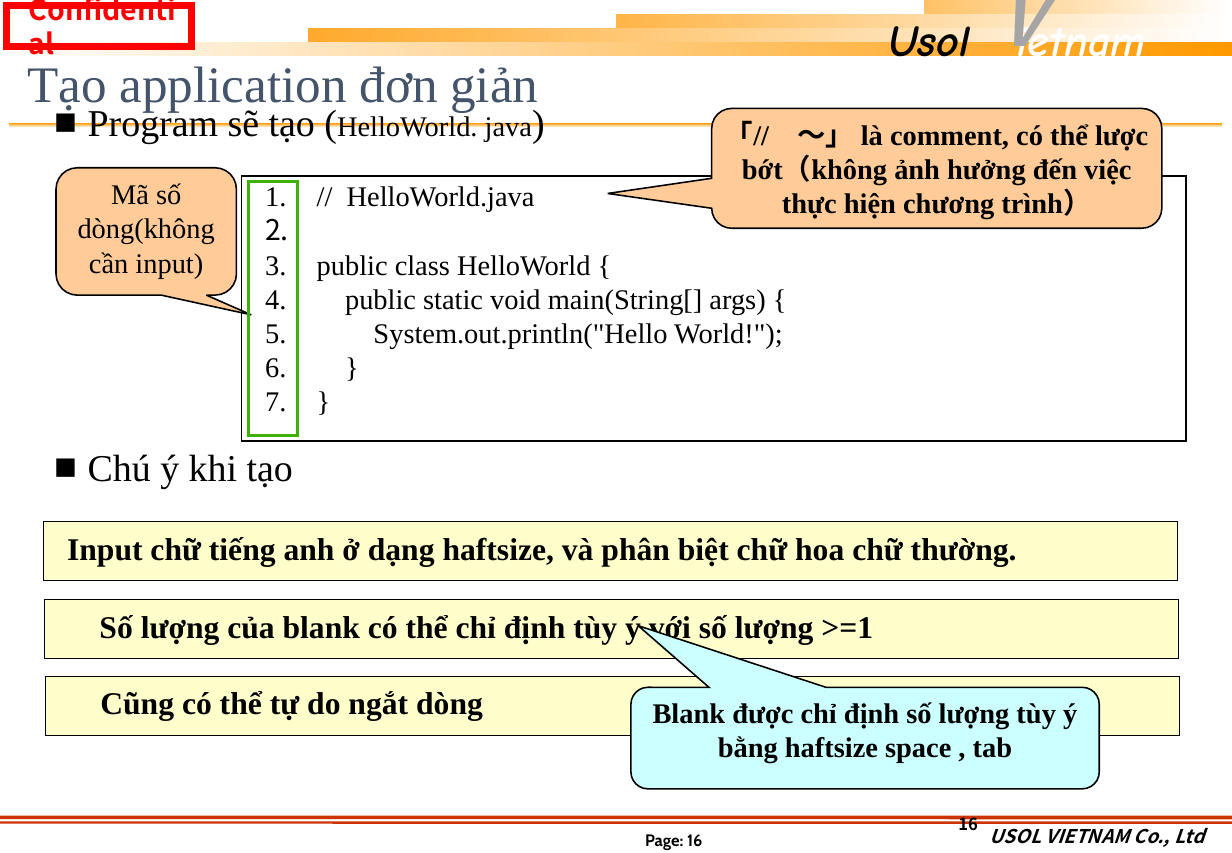
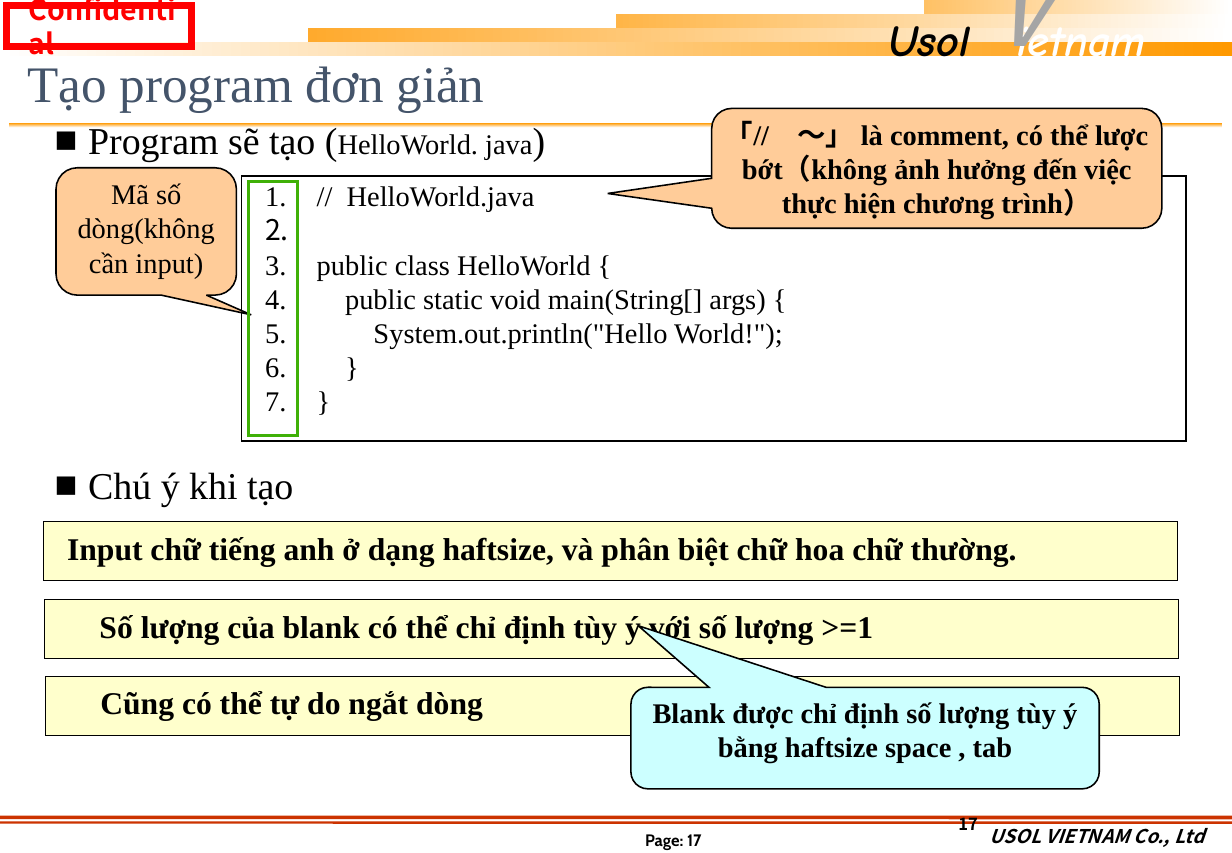
Before and after one commit to khuongmaingoc/javaDoc, a slide deck: slide 17 of Java_Week1.pptx (slide 16 before the commit). Drawn at 1232x853 pixels with LibreOffice and Linux fonts; fonts in the diff are those of the drawing; background and template pictures are left out. Boxes give left, top, right and bottom in pixels: in the first picture for what was removed or moved away, otherwise in the second. Text is boxed around its words. In the diff, an @@ line names an element or a change of style, - is before the commit and + after.

```diff
--- a/Java_Week1.pptx
+++ b/Java_Week1.pptx
@@ title at <box>27,66,485,113</box>: text changed @@
-Tạo application đơn giản
+Tạo program đơn giản
@@ text "Program sẽ tạo (HelloWorld. java)": place and size @@
-text "Program sẽ tạo (HelloWorld. java)" at <box>88,107,532,489</box>
+text "Program sẽ tạo (HelloWorld. java)" at <box>88,124,532,506</box>
@@ page number at <box>645,834,702,850</box>: text changed @@
-Page: 16
+Page: 17
@@ page number at <box>958,815,977,830</box>: text changed @@
-16
+17
```
Also in this commit, not shown: 8 other slides changed, 4 slides added.
